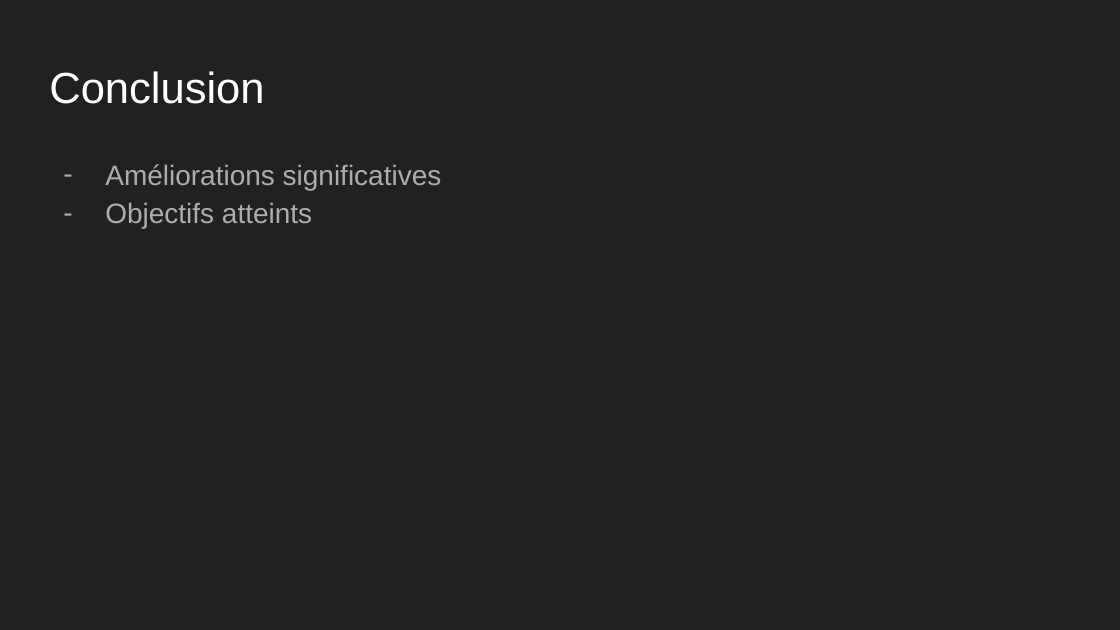
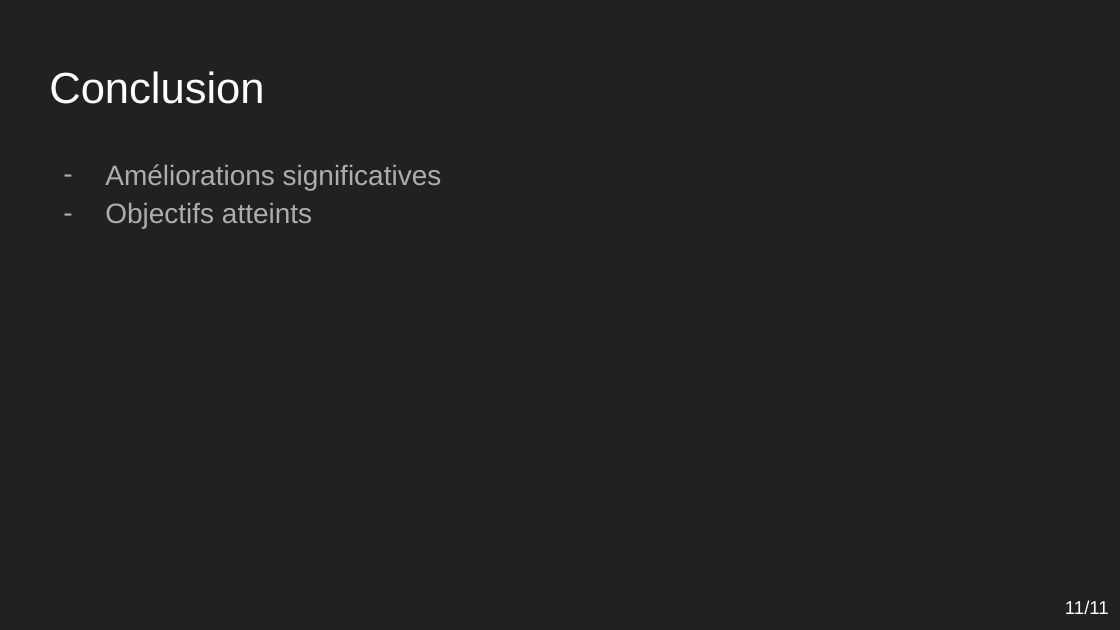
Before and after one commit to ThibaultP7/ThibaultParodi_4_17012021, a slide deck: slide 11 of ressources/analyse/rapport/Support Projet 4 SEO.odp (slide 12 before the commit). Drawn at 1120x630 pixels with LibreOffice and Linux fonts; fonts in the diff are those of the drawing. Boxes give left, top, right and bottom in pixels: in the first picture for what was removed or moved away, otherwise in the second. Text is boxed around its words. In the diff, an @@ line names an element or a change of style, - is before the commit and + after.

```diff
--- a/ressources/analyse/rapport/Support Projet 4 SEO.odp
+++ b/ressources/analyse/rapport/Support Projet 4 SEO.odp
@@ text added at (x1=1065, y1=600, x2=1109, y2=614), 12 pt, text #FFFFFF @@
+11/11
```
Also in this commit, not shown: 8 other slides changed, 2 slides added, 3 slides removed, 11 other files.
